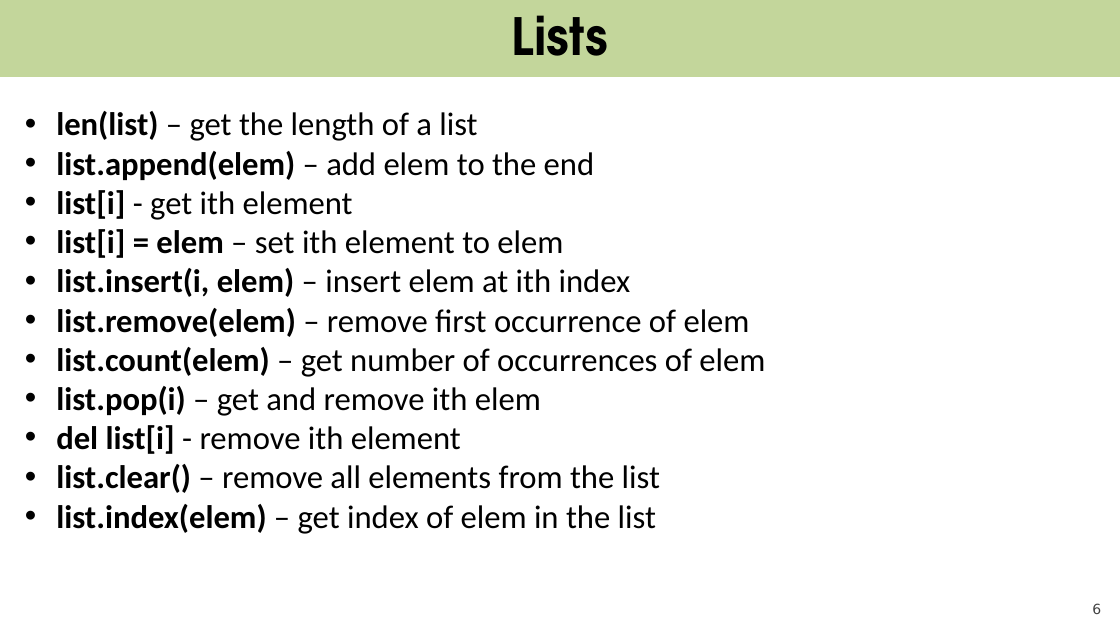
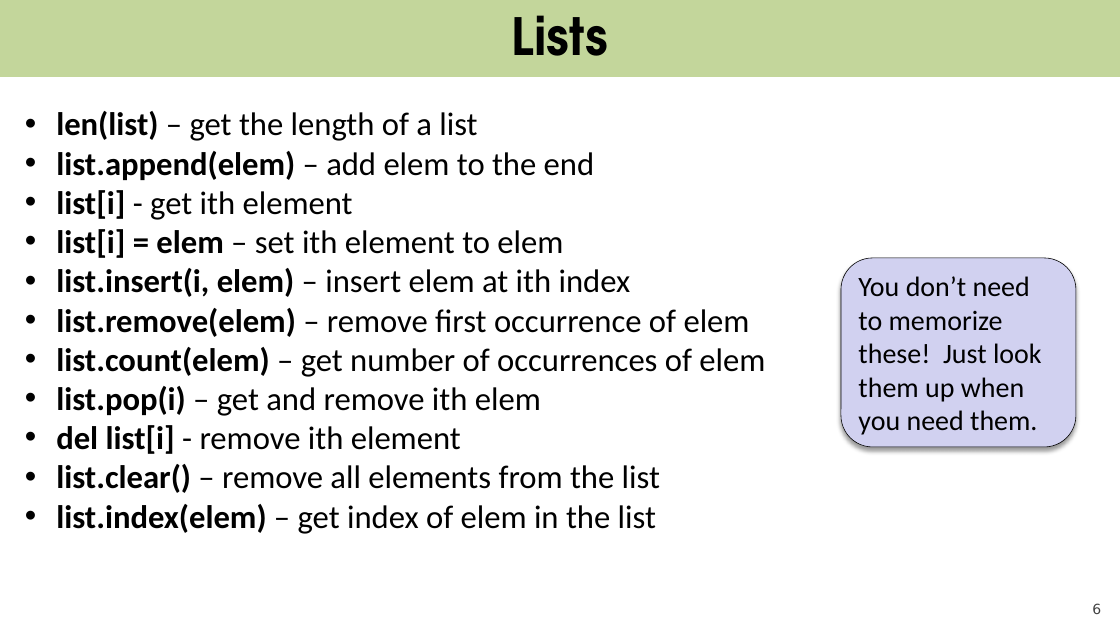
Before and after one commit to csbridge/turkey-21-website, a slide deck: slide 6 of docs/slides/Lecture12.pptx. Drawn at 1120x630 pixels with LibreOffice and Linux fonts; fonts in the diff are those of the drawing. Boxes give left, top, right and bottom in pixels: in the first picture for what was removed or moved away, otherwise in the second. Text is boxed around its words. In the diff, an @@ line names an element or a change of style, - is before the commit and + after.

Commit message:
Lecture 12

```diff
--- a/docs/slides/Lecture12.pptx
+++ b/docs/slides/Lecture12.pptx
@@ rounded rectangle added at (x1=841, y1=258, x2=1076, y2=447), fill #D1D1F0, outline #000000 0.5 pt, 24 pt, text #000000 @@
+You don’t need to memorize these! Just look them up when you need them.
```
Also in this commit, not shown: 1 other slide changed, 2 other files.
